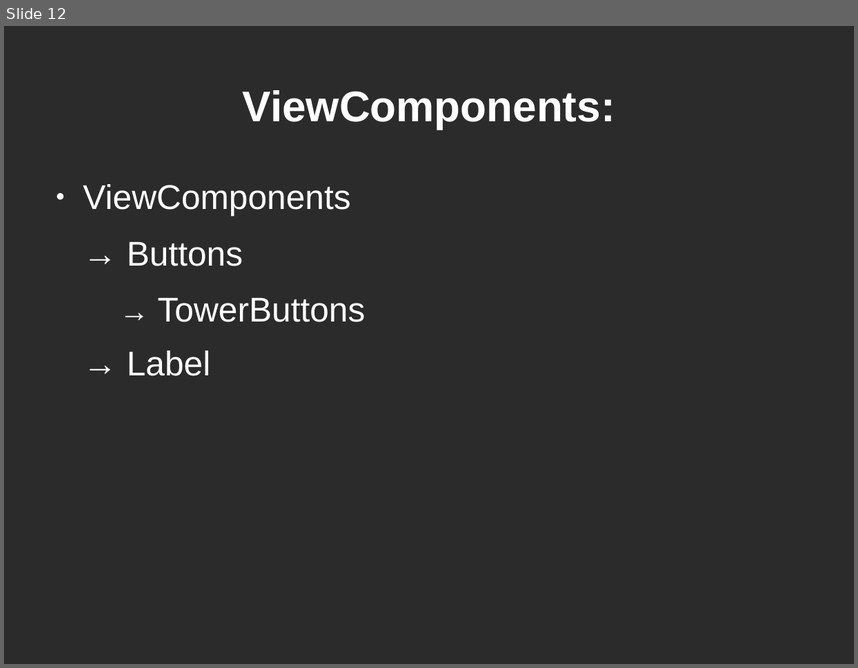
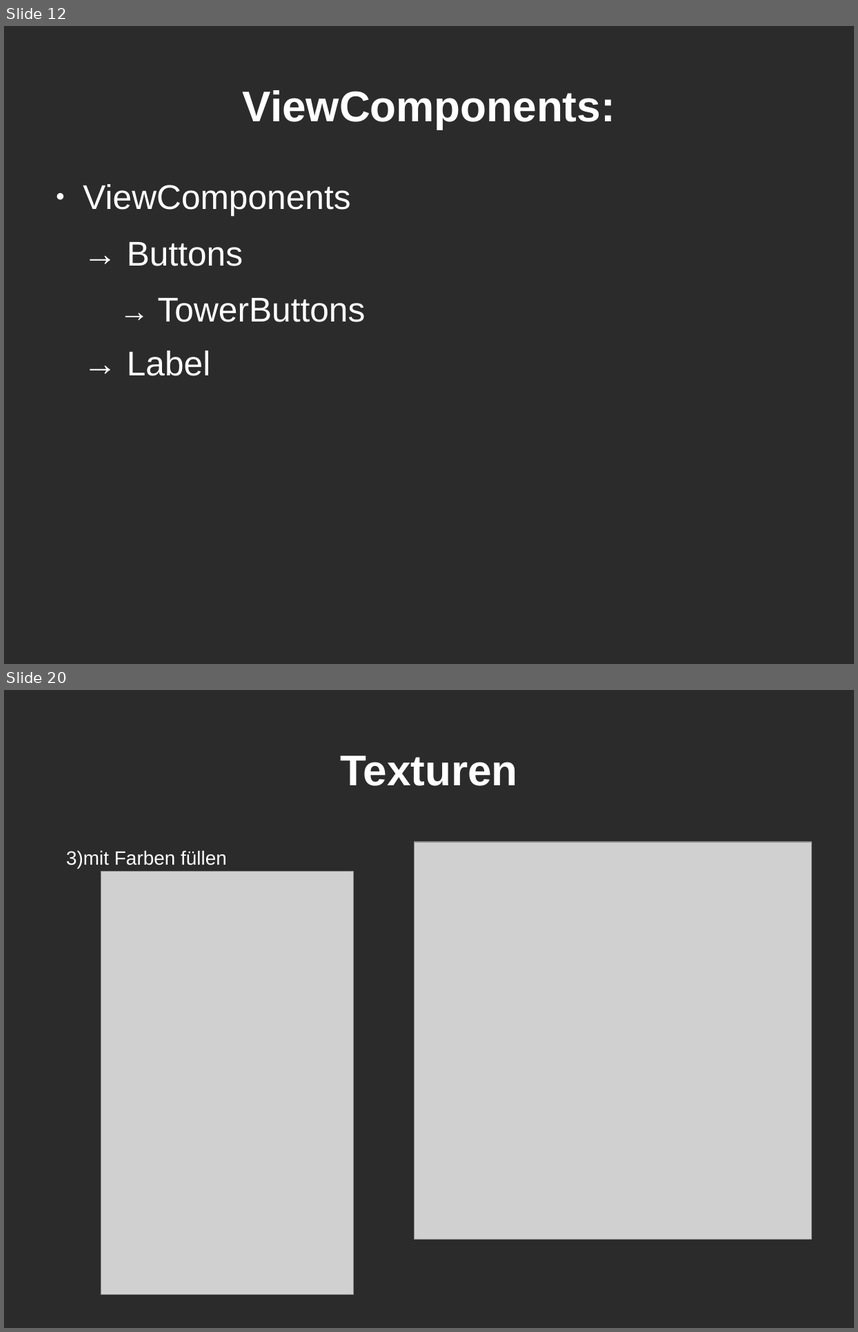
Before and after one commit to Leo1998/Kabuom, a slide deck: projektpräsentation.odp. Shown one above the other, each under a label of ours: slide 12 before the commit, slides 12 and 20 after it; the slides between them are not shown. The pictures are 858x668 and 858x1332 pixels, drawn with LibreOffice and Linux fonts; fonts in the diff are those of the drawing; grey boxes stand for pictures; background and template pictures are left out; a plain dark background stands for a picture behind light text. Boxes give left, top, right and bottom in pixels: in the first picture for what was removed or moved away, otherwise in the second. Text is boxed around its words. In the diff, an @@ line names an element or a change of style, - is before the commit and + after.

```diff
--- a/projektpräsentation.odp
+++ b/projektpräsentation.odp
@@ slide 20 added at [4,690,854,1328], background picture (left out) @@
@@ title added at [340,756,517,786], 40 pt, text #FFFFFF, bold @@
+Texturen
@@ text added at [66,850,227,868], 18 pt, text #FFFFFF @@
+3)mit Farben füllen
@@ picture added at [415,842,812,1239] @@
@@ picture added at [101,871,353,1294] @@
```
Also in this commit, not shown: 2 slides changed, 7 other slides added.
